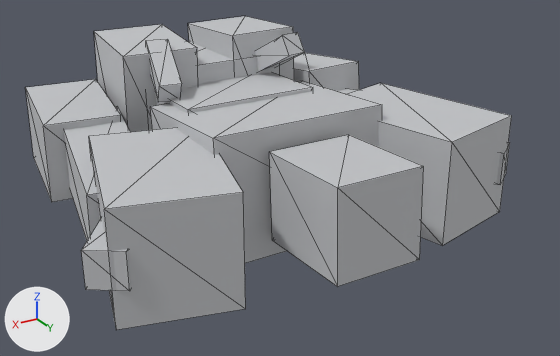
The glTF model assets/golem.glb as it was, and as the next commit left it.
The view is the same before and after, from a 50 mm camera at (1.9, 4.15, 1.56) aimed at (-0.07, 0.86, -0.08). The axes (+X, +Y, +Z) are drawn at lower left. The lights are the same throughout. The first picture is the older version. Mesh edges are drawn as thin lines. Where no turn or scale is listed for an object, it has been applied to the vertices. Vertices at exactly the same position are counted once.

Names of what the first picture shows: 'abs', 'armR', 'chest', 'gauntletL', 'gauntletR', 'head', 'kneeSpikeL', 'kneeSpikeR', 'legL', 'legR', 'shoulderL', 'shoulderR', 'spikeL', 'spikeR' and 2 more.
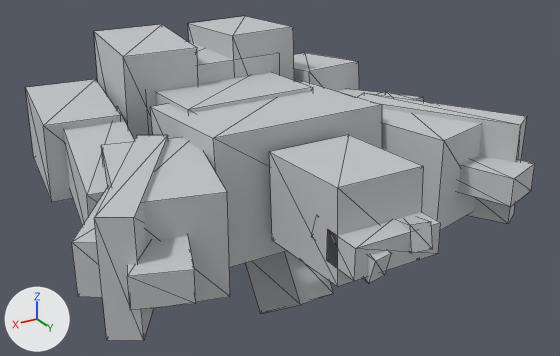
Commit message: m4: single Blender golem with fire/water/earth variant parts toggled in code

What differs and where, as boxes [x1, y1, x2, y2] in the pictures (560 x 356 px; the box of a moved part takes in the faces that stretch with it):
'shoulderR', rescaled (18% narrower, 15% shorter): before [89, 128, 246, 330]; after [101, 137, 230, 309]
'shoulderL', rescaled: before [348, 83, 512, 246]; after [377, 92, 482, 230]
'water_finR', added: after [94, 135, 168, 340]
'kneeSpikeL', moved, turned, rescaled: before [255, 32, 304, 72]; after [246, 251, 334, 313]
'kneeSpikeR', reshaped, moved, turned, rescaled: before [146, 39, 182, 102]; after [458, 156, 535, 207]
'water_finL', added: after [358, 93, 527, 224]
'fire_crestR', added: after [127, 236, 196, 310]
'water_crest', added: after [327, 212, 441, 281]
'spikeR', reshaped, rescaled: before [81, 217, 131, 291]; after [72, 187, 108, 297]
'fire_hornL', added: after [399, 217, 433, 253]
'fire_hornR', added: after [311, 236, 392, 283]
'spikeL', reshaped (not visible afterwards): before [497, 142, 510, 185]
part 1 of me_cube_018, moved or reshaped: before [146, 39, 182, 102]; after [127, 236, 196, 310]
part 2 of me_cube_015, moved or reshaped: before [497, 142, 510, 185]; after [399, 217, 433, 253]
part 3 of me_cube_016, moved or reshaped: before [81, 217, 131, 291]; after [311, 236, 392, 283]

Edits to the bpy script that builds the scene:
```text
Change me_cube_018:
    used by ob_kneespiker; location = (0.35, 0.35, 0.45); rotation_euler = (-0.5, 0.0, -0.2), in degrees (-29, 0, -11); scale = (0.12, 0.35, 0.12)
    remove me_cube_018.from_pydata(...)  # 8 vertices, 12 faces; spans x -0.5..0.5, y -0.5..0.5, z -0.5..0.5
    add me_cube_018.from_pydata(...)  # 8 vertices, 12 faces; spans x -0.237..0.237, y -0.372..0.372, z -0.075..0.075
    me_cube_018 part 1
    me_cube_018.vertices[0].co: (-0.5, -0.5, -0.5) -> (-0.237, -0.286, -0.075)
    me_cube_018.vertices[1].co: (-0.5, -0.5, 0.5) -> (-0.237, -0.286, 0.075)
    me_cube_018.vertices[2].co: (-0.5, 0.5, -0.5) -> (0.003, 0.372, -0.075)
    me_cube_018.vertices[3].co: (-0.5, 0.5, 0.5) -> (0.003, 0.372, 0.075)
    me_cube_018.vertices[4].co: (0.5, -0.5, -0.5) -> (-0.003, -0.372, -0.075)
    me_cube_018.vertices[5].co: (0.5, -0.5, 0.5) -> (-0.003, -0.372, 0.075)
    me_cube_018.vertices[6].co: (0.5, 0.5, -0.5) -> (0.237, 0.286, -0.075)
    me_cube_018.vertices[7].co: (0.5, 0.5, 0.5) -> (0.237, 0.286, 0.075)
Change me_cube_015:
    used by ob_spikel; location = (-0.95, 1.25, 0.0); rotation_euler = (0.0, 0.0, 0.6), in degrees (0, 0, 34); scale = (0.18, 0.55, 0.18)
    remove me_cube_015.from_pydata(...)  # 8 vertices, 12 faces; spans x -0.5..0.5, y -0.5..0.5, z -0.5..0.5
    add me_cube_015.from_pydata(...)  # 8 vertices, 12 faces; spans x -0.086..0.086, y -0.191..0.191, z -0.101..0.101
    me_cube_015 part 2
    me_cube_015.vertices[0].co: (-0.5, -0.5, -0.5) -> (-0.08, -0.142, -0.101)
    me_cube_015.vertices[1].co: (-0.5, -0.5, 0.5) -> (-0.086, -0.171, 0.015)
    me_cube_015.vertices[2].co: (-0.5, 0.5, -0.5) -> (-0.012, 0.191, -0.015)
    me_cube_015.vertices[3].co: (-0.5, 0.5, 0.5) -> (-0.018, 0.162, 0.101)
    me_cube_015.vertices[4].co: (0.5, -0.5, -0.5) -> (0.018, -0.162, -0.101)
    me_cube_015.vertices[5].co: (0.5, -0.5, 0.5) -> (0.012, -0.191, 0.015)
    me_cube_015.vertices[6].co: (0.5, 0.5, -0.5) -> (0.086, 0.171, -0.015)
    me_cube_015.vertices[7].co: (0.5, 0.5, 0.5) -> (0.08, 0.142, 0.101)
Change me_cube_016:
    used by ob_spiker; location = (0.95, 1.25, 0.0); rotation_euler = (0.0, 0.0, -0.6), in degrees (0, 0, -34); scale = (0.18, 0.55, 0.18)
    remove me_cube_016.from_pydata(...)  # 8 vertices, 12 faces; spans x -0.5..0.5, y -0.5..0.5, z -0.5..0.5
    add me_cube_016.from_pydata(...)  # 8 vertices, 12 faces; spans x -0.086..0.086, y -0.191..0.191, z -0.101..0.101
    me_cube_016 part 3
    me_cube_016.vertices[0].co: (-0.5, -0.5, -0.5) -> (-0.012, -0.191, -0.015)
    me_cube_016.vertices[1].co: (-0.5, -0.5, 0.5) -> (-0.018, -0.162, 0.101)
    me_cube_016.vertices[2].co: (-0.5, 0.5, -0.5) -> (-0.08, 0.142, -0.101)
    me_cube_016.vertices[3].co: (-0.5, 0.5, 0.5) -> (-0.086, 0.171, 0.015)
    me_cube_016.vertices[4].co: (0.5, -0.5, -0.5) -> (0.086, -0.171, -0.015)
    me_cube_016.vertices[5].co: (0.5, -0.5, 0.5) -> (0.08, -0.142, 0.101)
    me_cube_016.vertices[6].co: (0.5, 0.5, -0.5) -> (0.018, 0.162, -0.101)
    me_cube_016.vertices[7].co: (0.5, 0.5, 0.5) -> (0.012, 0.191, 0.015)
Add me_cube_020:
    me_cube_020.from_pydata([(-0.299, -0.344, -0.275), (-0.299, -0.344, 0.275), (0.171, 0.423, -0.275), (0.171, 0.423, 0.275), (-0.171, -0.423, -0.275), (-0.171, -0.423, 0.275), (0.299, 0.344, -0.275), (0.299, 0.344, 0.275)], [], [(0, 1, 3), (0, 3, 2), (2, 3, 7), (2, 7, 6), (6, 7, 5), (6, 5, 4), (4, 5, 1), (4, 1, 0), (2, 6, 4), (2, 4, 0), (7, 3, 1), (7, 1, 5)])
    me_cube_020.materials.append(mat_golem_grey)  # light grey #c4c5c8
Add me_cube_019:
    me_cube_019.from_pydata([(0.171, -0.423, -0.275), (0.171, -0.423, 0.275), (-0.299, 0.344, -0.275), (-0.299, 0.344, 0.275), (0.299, -0.344, -0.275), (0.299, -0.344, 0.275), (-0.171, 0.423, -0.275), (-0.171, 0.423, 0.275)], [], [(0, 1, 3), (0, 3, 2), (2, 3, 7), (2, 7, 6), (6, 7, 5), (6, 5, 4), (4, 5, 1), (4, 1, 0), (2, 6, 4), (2, 4, 0), (7, 3, 1), (7, 1, 5)])
    me_cube_019.materials.append(mat_golem_grey)  # light grey #c4c5c8
Change ob_kneespikel:
    ob_kneespikel.location: (-0.35, 0.35, 0.45) -> (0.0, 1.05, -0.55)
    ob_kneespikel.rotation_euler: (0.5, 0.0, 0.2) -> (0.6, 0.0, 0.0)  # degrees (29, 0, 11) -> degrees (34, 0, 0)
    ob_kneespikel.scale: (0.12, 0.35, 0.12) -> (0.2, 0.5, 0.35)
Change ob_kneespiker:
    ob_kneespiker: bpy.data.objects.new('kneeSpikeR', me_cube_018) -> bpy.data.objects.new('kneeSpikeR', me_cube_017)
    ob_kneespiker.location: (0.35, 0.35, 0.45) -> (-0.85, 1.4, 0.0)
    ob_kneespiker.rotation_euler: (-0.5, 0.0, -0.2) -> (0.0, 0.0, 0.35)  # degrees (-29, 0, -11) -> degrees (0, 0, 20)
    ob_kneespiker.scale: (0.12, 0.35, 0.12) -> (0.25, 0.7, 0.15)
Change ob_shoulderl:
    ob_shoulderl.scale: (0.55, 0.85, 0.55) -> (0.45, 0.7, 0.5)
Change ob_shoulderr:
    ob_shoulderr.scale: (0.55, 0.85, 0.55) -> (0.45, 0.7, 0.5)
Change ob_spiker:
    ob_spiker.scale: (0.18, 0.55, 0.18) -> (0.25, 0.55, 0.25)
Add ob_water_finr:
    ob_water_finr = bpy.data.objects.new('water_finR', me_cube_020)
    ob_water_finr.location = (0.85, 1.2, 0.0)
Add ob_water_finl:
    ob_water_finl = bpy.data.objects.new('water_finL', me_cube_019)
    ob_water_finl.location = (-0.85, 1.2, 0.0)
Add ob_water_crest:
    ob_water_crest = bpy.data.objects.new('water_crest', me_cube_021)  # a box spanning x -0.225..0.225, y -0.1..0.1, z -0.075..0.075; in mat_golem_grey (light grey #c4c5c8)
    ob_water_crest.location = (0.0, 1.85, 0.0)
Add ob_fire_hornr:
    ob_fire_hornr = bpy.data.objects.new('fire_hornR', me_cube_016)
    ob_fire_hornr.location = (0.14, 1.8, 0.0)
Add ob_fire_hornl:
    ob_fire_hornl = bpy.data.objects.new('fire_hornL', me_cube_015)
    ob_fire_hornl.location = (-0.14, 1.8, 0.0)
Add ob_fire_crestr:
    ob_fire_crestr = bpy.data.objects.new('fire_crestR', me_cube_018)
    ob_fire_crestr.location = (0.85, 1.4, 0.0)
```
